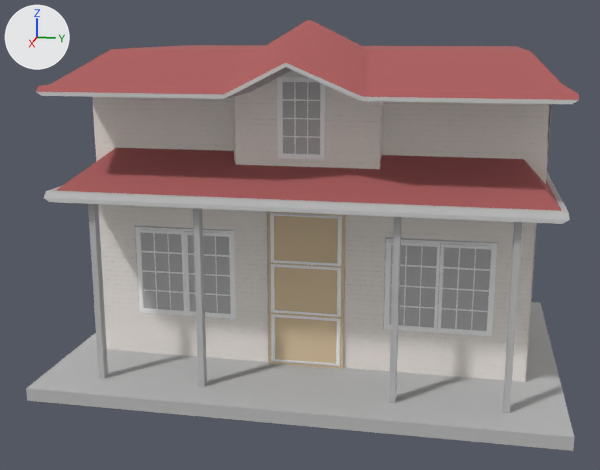
Two versions of the OBJ model resources/house.obj, one commit apart.
The view is the same before and after, from a camera (50 mm lens) standing at (18.94, 3.06, 7.18) and looking at (0.48, -0.63, 2.57). Arrows for +X, +Y and +Z are at upper left; the lights stay in place. Where no turn or scale is listed for an object, it has been applied to the vertices.

Script lines for the objects in view, before the commit:
```python
mat_initialshadinggroup = principled_material('initialShadingGroup')
mat_initialshadinggroup.base_color = (0.5, 0.5, 0.5)  # grey #bcbcbc
mat_initialshadinggroup.roughness = 1.0
me_house = bpy.data.meshes.new('house')
me_house.from_pydata(...)  # 7412 vertices, 12980 faces; spans x -3.03..5.02, y -5.25..5.15, z 0.05..7.38
# faces by material slot: [438, 178, 5256, 6976, 12, 120]
me_house.materials.append(mat_initialshadinggroup)  # grey #bcbcbc
me_house.materials.append(mat_lambert6sg)  # brown #ad5d5d
me_house.materials.append(mat_lambert5sg)  # white #f2ece6
me_house.materials.append(mat_lambert2sg)  # white #ffffff
me_house.materials.append(mat_lambert3sg)  # beige #dec7a4
me_house.materials.append(mat_lambert4sg)  # white #ffffff
ob_house = bpy.data.objects.new('house', me_house)
ob_house.location = (0.0, 0.0, 0.0)
```
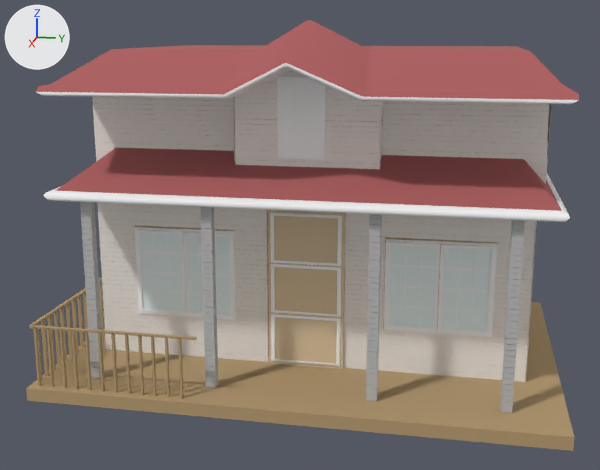
Where the change shows, as pixel boxes [x1, y1, x2, y2] in the pictures (600 x 470 px):
'house', recoloured, reshaped (grey to brown)
    both: [26, 20, 579, 451]
part 1 of me_house, deleted
    before: [389, 217, 401, 403]
part 2 of me_house, built on
    before: [37, 63, 578, 413]
    after: [29, 57, 579, 413]

The edits, one by one:
Material 'initialShadingGroup' (mat_initialshadinggroup) changes colour from grey #bcbcbc to white #effdfd; in linear values from (0.5, 0.5, 0.5) to (0.86, 0.98, 0.98).
Material 'lambert12SG' (mat_lambert12sg) is new.
Its base color is (0.26, 0.18, 0.04) (yellow #8b7638).
Its roughness is 1.0.
Material 'lambert10SG' (mat_lambert10sg) is new.
Its base color is (0.46, 0.32, 0.16) (brown #b5996f).
Its roughness is 1.0.
Material 'lambert8SG' (mat_lambert8sg) is new.
Its base color is (0.5, 0.5, 0.5) (grey #bcbcbc).
Its roughness is 1.0.
Material 'lambert7SG' (mat_lambert7sg) is new.
Its base color is (0.95, 0.95, 0.95) (white #f9f9f9).
Its roughness is 1.0.
Material 'lambert11SG' (mat_lambert11sg) is new.
Its base color is (0.46, 0.32, 0.16) (brown #b5996f).
Its roughness is 1.0.
me_house is used by ob_house; location (0.0, 0.0, 0.0).
me_house had 7412 vertices, 12980 faces and spanned x -3.03..5.02, y -5.25..5.15, z 0.05..7.38.
me_house now has 11160 vertices, 9722 faces and spans x -4.86..5.02, y -5.25..5.15, z 0.05..7.38.
me_house part 1: the loose piece of 8 vertices spanning x 4.08..4.26, y 1.85..1.97, z 0.23..4.14 is deleted.
me_house part 2: 139 vertices moved within x 2.75..3.08, y -3.64..3.65, z 1.31..5.5; 1083 vertices removed from x -3.03..4.51, y -4.88..4.85, z 0.23..6.57; 4599 vertices added at x -4.86..4.86, y -5.19..4.85, z 0.05..6.69.
me_house now uses material mat_lambert12sg (yellow #8b7638).
me_house now uses material mat_lambert11sg (brown #b5996f).
me_house now uses material mat_lambert7sg (white #f9f9f9).
me_house now uses material mat_lambert10sg (brown #b5996f).
me_house now uses material mat_lambert8sg (grey #bcbcbc).
